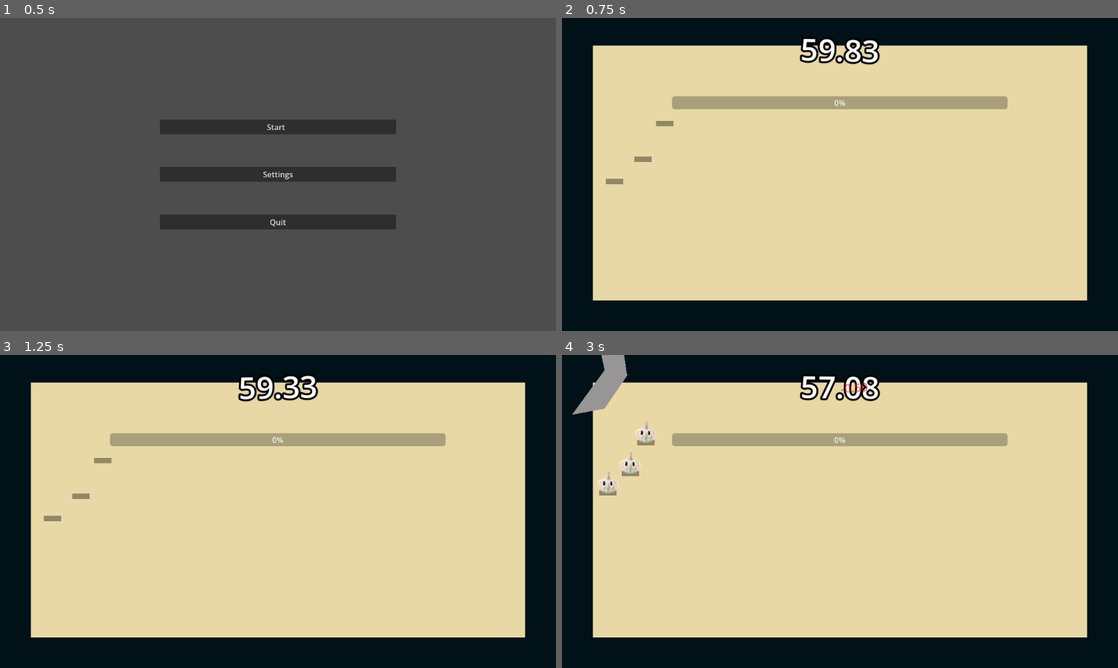
Above: before the commit, frames 1-4 (two rows, left to right).
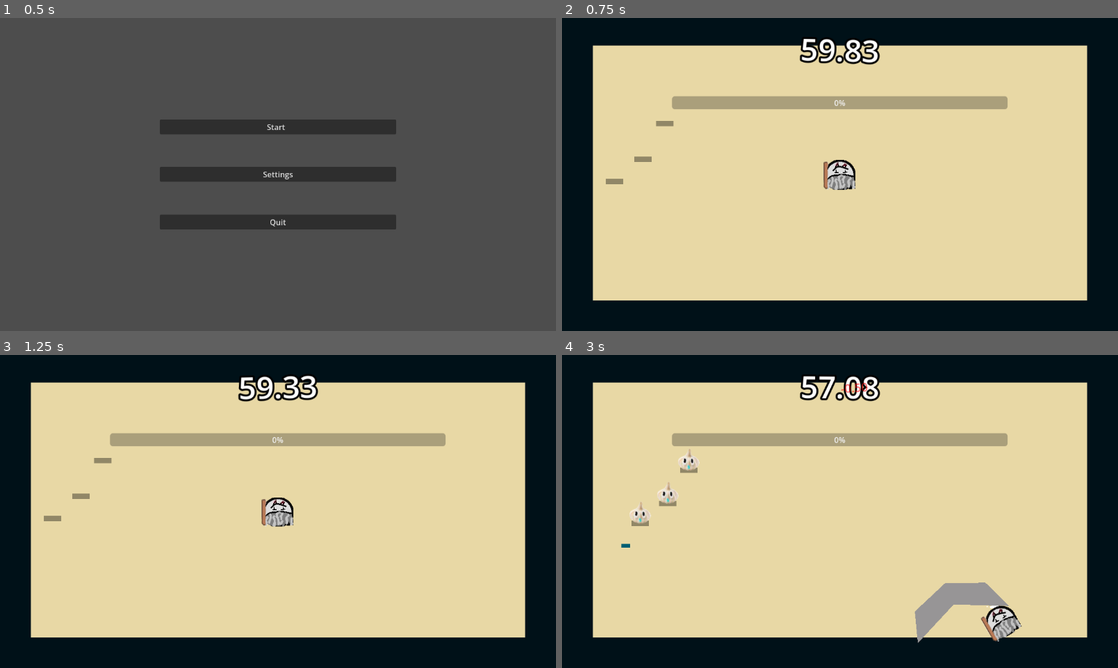
Above: after the commit, the same moments.

Repository: Av1zi/GMTK26
Game: Godot game, scene res://Scenes/main_menu.tscn
Two runs of this game, one before a commit and one after it. Both use one fixed random seed, a clock stepped at 60 frames per second and the inputs below. Sound files missing from this copy of the repository are replaced by a short silence.
Inputs (mouse positions are in pixels of both pictures, inside the frame that each line leads up to):
- Up to frame 1 (0.5 s): no input
- Up to frame 2 (0.75 s): click "Start" at 0.5 s
- Up to frame 3 (1.25 s): no input
- Up to frame 4 (3 s): move the mouse to (962, 495) at 1.27 s; hold D (move_right) 1.28-2.03 s; hold Right mouse button (melee) 1.28-2.03 s; move the mouse to (728, 527) at 2.02 s; hold S (move_down) 2.03-2.78 s; click (728, 527) at 2.1 s; move the mouse to (895, 442) at 2.77 s; hold D (move_right) from 2.78 s (still down); hold Right mouse button (melee) from 2.78 s (still down)

Frame 1 is identical in both runs. In frame 2, 0.5% of the frame differs, in the area x 47-53%, y 45-55%; in frame 3, 0.5%; in frame 4, 3.6%, in the area x 1-83%, y 0-92%.
Error before the commit: Attempt to call function 'setup' in base 'null instance' on a null instance. (res://Scripts/game.gd:21)

Commit message:
shite works

Diff:
--- a/new-game-project/Scenes/game.tscn
+++ b/new-game-project/Scenes/game.tscn
@@ -212,6 +212,9 @@
 layout_mode = 2
 size_flags_horizontal = 3
 size_flags_vertical = 1
+horizontal_alignment = 1
+vertical_alignment = 1
+autowrap_trim_flags = 128
 
 [node name="HSplitContainer" type="HSplitContainer" parent="Level up ui/Control/Panel/VBoxContainer" unique_id=219283558]
 layout_mode = 2
--- a/new-game-project/Scripts/game.gd
+++ b/new-game-project/Scripts/game.gd
@@ -15,7 +15,7 @@
 @onready var rand = RandomNumberGenerator.new()
 @onready var xp_bar: ProgressBar = $UILayer/HUD/XPBar
 @onready var level_label: Label = $UILayer/HUD/XPBar/LevelLabel
-@onready var level_up_ui = $LevelUpUI
+@onready var level_up_ui = $"Level up ui"
 
 func _ready():
 	level_up_ui.setup(player)
